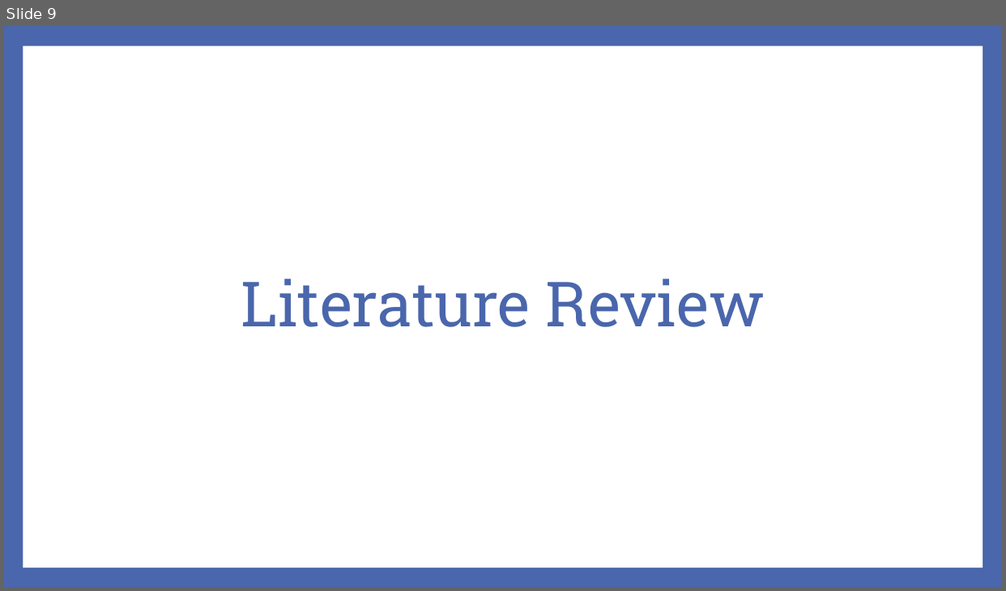
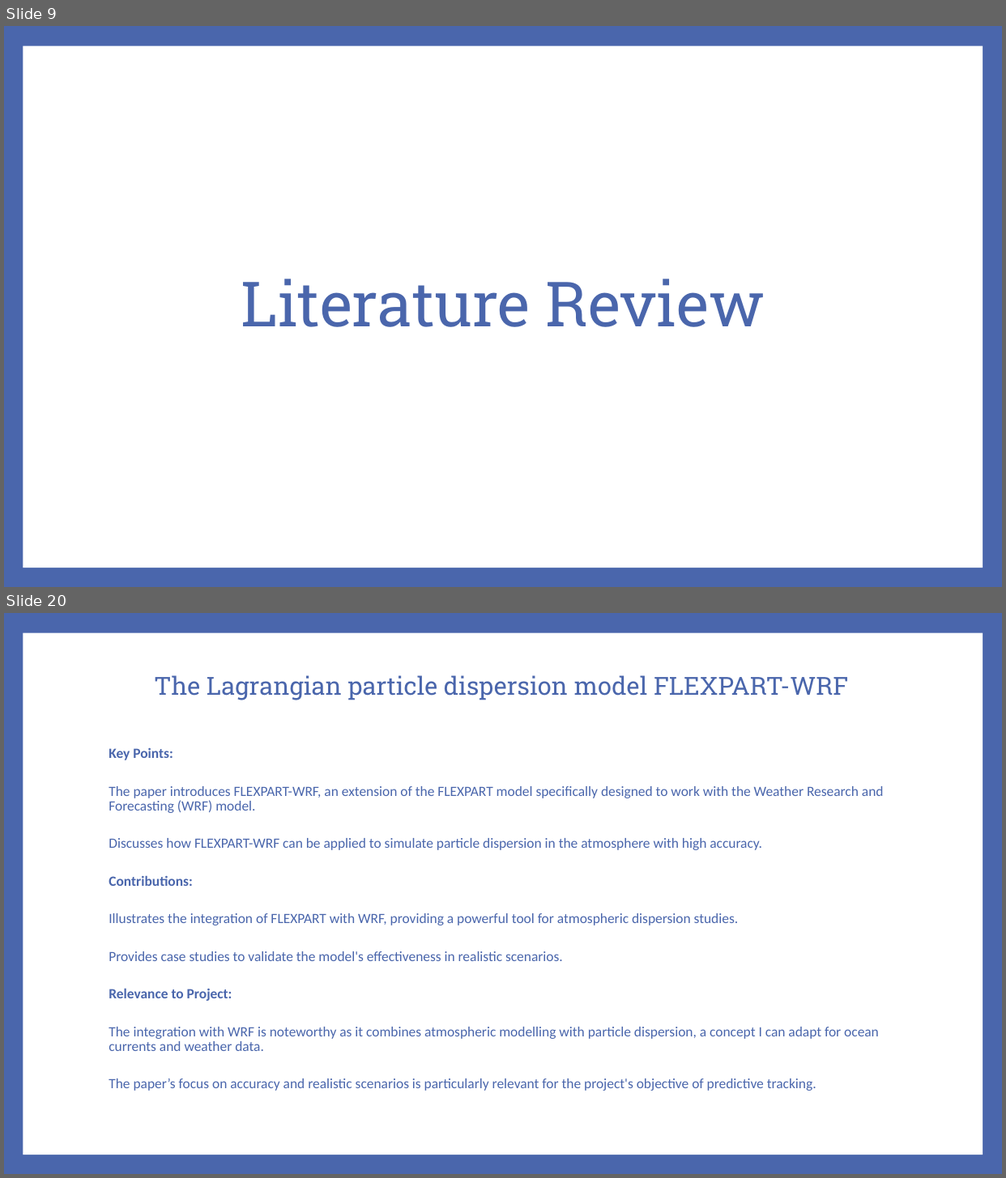
Before and after one commit to markdingli18/FYP_Mark_Dingli, a slide deck: Documents/FYP/powerpoint.pptx. Shown one above the other, each under a label of ours: slide 9 before the commit, slides 9 and 20 after it; the slides between them are not shown. The pictures are 1006x591 and 1006x1178 pixels, drawn with LibreOffice and Linux fonts; fonts in the diff are those of the drawing. Boxes give left, top, right and bottom in pixels: in the first picture for what was removed or moved away, otherwise in the second. Text is boxed around its words. In the diff, an @@ line names an element or a change of style, - is before the commit and + after.

```diff
--- a/Documents/FYP/powerpoint.pptx
+++ b/Documents/FYP/powerpoint.pptx
@@ slide 20 added at <box>4,613,1002,1174</box>, background #4A66AC; not listed: 1 template element that a slide beside it also shows @@
@@ title added at <box>154,675,848,700</box>, 24 pt, text #4A66AC @@
+The Lagrangian particle dispersion model FLEXPART-WRF
@@ text added at <box>108,748,884,1091</box>, 13.6 pt, text #4A66AC @@
+Key Points:
+The paper introduces FLEXPART-WRF, an extension of the FLEXPART model specifically designed to work with the Weather Research and Forecasting (WRF) model.
+Discusses how FLEXPART-WRF can be applied to simulate particle dispersion in the atmosphere with high accuracy.
+Contributions:
+Illustrates the integration of FLEXPART with WRF, providing a powerful tool for atmospheric dispersion studies.
+Provides case studies to validate the model's effectiveness in realistic scenarios.
+Relevance to Project:
+The integration with WRF is noteworthy as it combines atmospheric modelling with particle dispersion, a concept I can adapt for ocean currents and weather data.
+The paper’s focus on accuracy and realistic scenarios is particularly relevant for the project's objective of predictive tracking.
```
Also in this commit, not shown: 1 slide changed, 16 other slides added, 1 slide removed.
